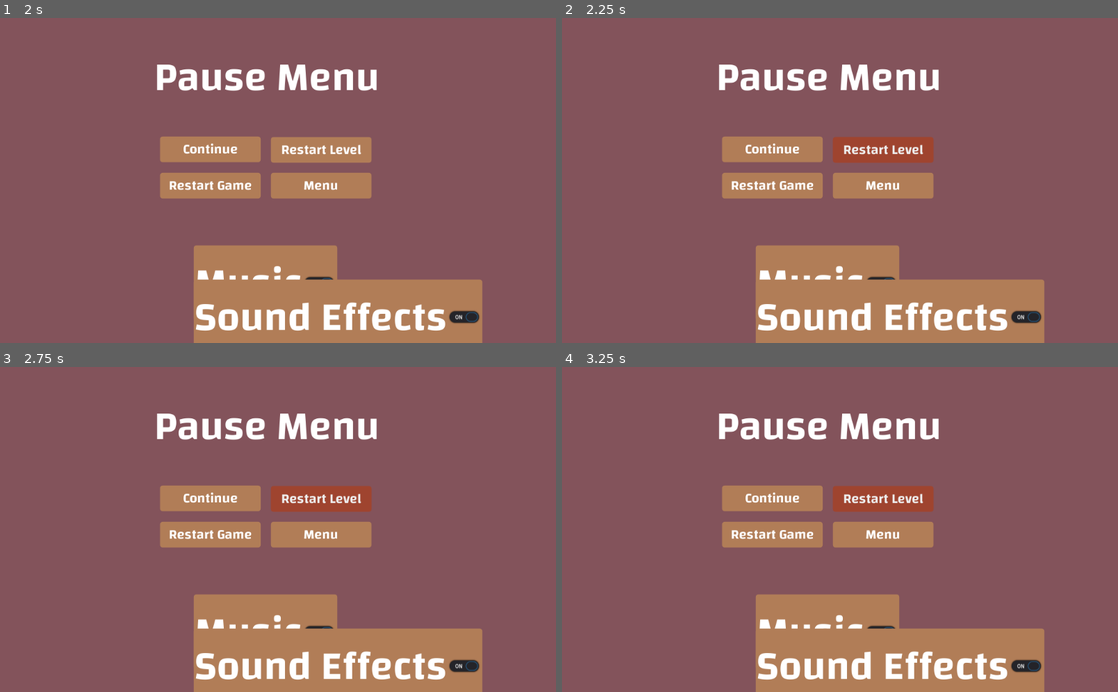
Above: before the commit, frames 1-4 (two rows, left to right).
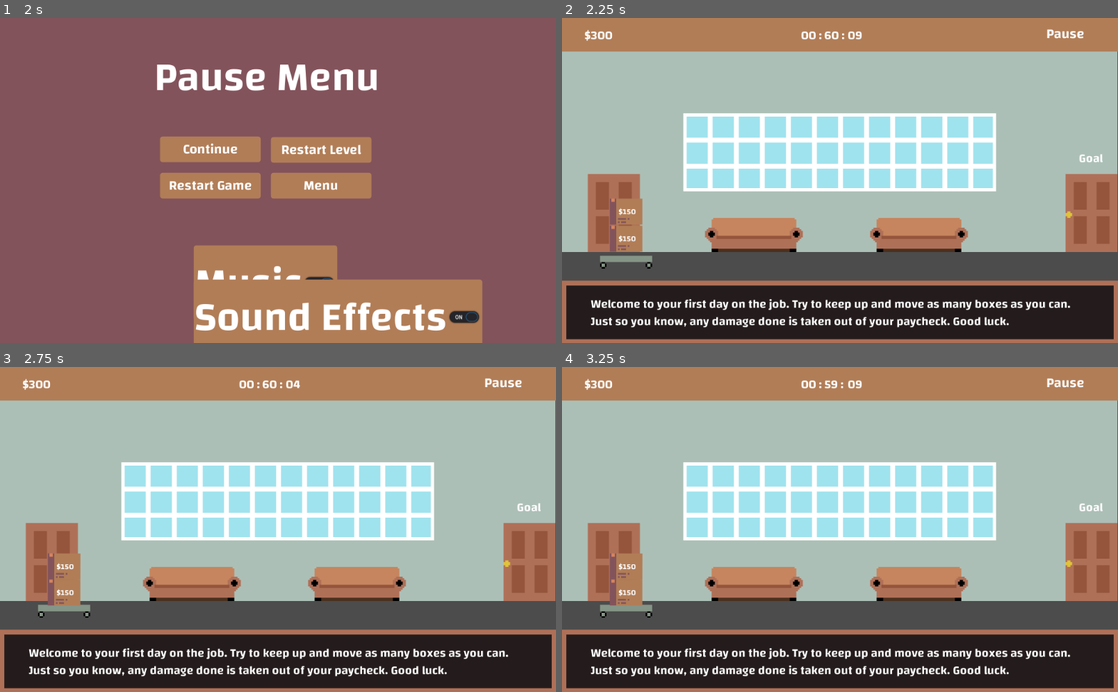
Above: after the commit, the same moments.

Repository: JMixson/moving-out-day
Game: Godot game, scene res://Scenes/Main_Menu.tscn
The game is run twice, just before and just after one commit, with the same random seed, the same clock (stepped at 60 frames per second) and the same inputs.
Inputs (mouse positions are in pixels of both pictures, inside the frame that each line leads up to):
- Up to frame 1 (2 s): click "Play" at 0.5 s; click "Pause" at 1.25 s
- Up to frame 2 (2.25 s): click "Restart Level" at 2 s
- Up to frame 3 (2.75 s): no input
- Up to frame 4 (3.25 s): click (884, 500) at 2.75 s, where only the run before the commit has a clickable "Restart Level"

Frame 1 is identical in both runs. In frame 2, 98% of the frame differs, in the area x 0-100%, y 0-100%; in frame 3, 98%; in frame 4, 98%.

Commit message:
Update Pause.tscn

Diff:
--- a/Scenes/Pause.tscn
+++ b/Scenes/Pause.tscn
@@ -45,7 +45,7 @@
 "_edit_use_anchors_": false
 }
 
-[node name="Restart_Btn" type="Button" parent="."]
+[node name="Level_Restart_Btn" type="Button" parent="."]
 margin_left = 499.0
 margin_top = 220.0
 margin_right = 684.0
@@ -108,7 +108,8 @@
 }
 
 [connection signal="pressed" from="Continue_Btn" to="." method="_on_Continue_Btn_pressed"]
-[connection signal="pressed" from="Restart_Btn" to="." method="_on_Restart_Btn_pressed"]
+[connection signal="pressed" from="Level_Restart_Btn" to="." method="_on_Restart_Btn_pressed"]
+[connection signal="pressed" from="Level_Restart_Btn" to="." method="_on_Level_Restart_Btn_pressed"]
 [connection signal="pressed" from="Menu_Btn" to="." method="_on_Menu_Btn_pressed"]
 [connection signal="pressed" from="Game_Restart_Btn" to="." method="_on_Game_Restart_Btn_pressed"]
 [connection signal="pressed" from="Music_Toggle" to="." method="_on_Music_Toggle_pressed"]
